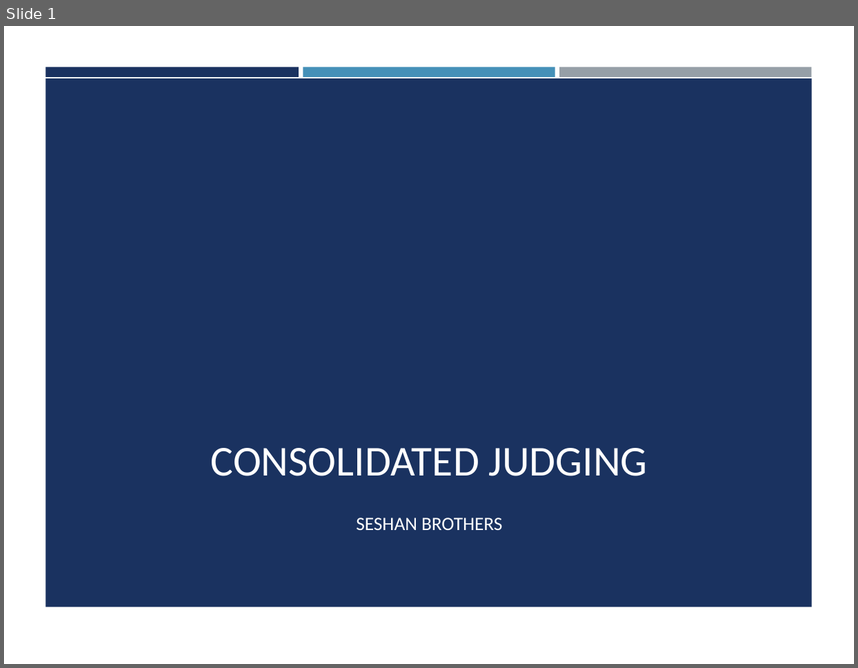
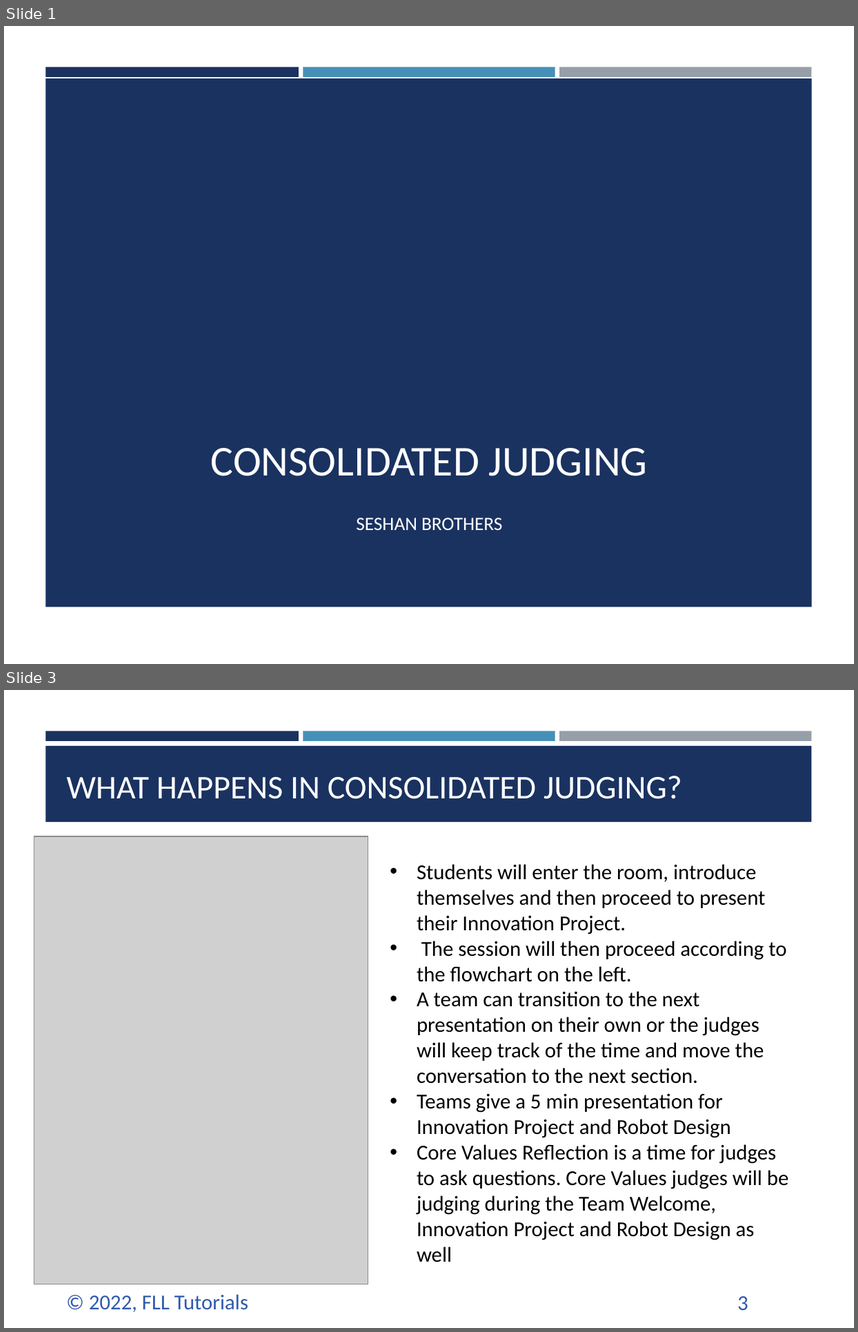
Before and after one commit to ev3lessons/FLL-Tutorials, a slide deck: translations/en-us/RobotGame/ConsolidatedJudging.pptx. Shown one above the other, each under a label of ours: slide 1 before the commit, slides 1 and 3 after it; the slides between them are not shown. The pictures are 858x668 and 858x1332 pixels, drawn with LibreOffice and Linux fonts; fonts in the diff are those of the drawing; grey boxes stand for pictures; background and template pictures are left out. Boxes give left, top, right and bottom in pixels: in the first picture for what was removed or moved away, otherwise in the second. Text is boxed around its words. In the diff, an @@ line names an element or a change of style, - is before the commit and + after.

Commit message:
Updated Robot Design Lessons

```diff
--- a/translations/en-us/RobotGame/ConsolidatedJudging.pptx
+++ b/translations/en-us/RobotGame/ConsolidatedJudging.pptx
@@ slide 3 added at <box>4,690,854,1328</box>, background #FFFFFF; not listed: 3 template elements that a slide beside it also shows @@
@@ rectangle added at <box>45,746,811,822</box>, fill #1A3260 @@
@@ title added at <box>67,776,682,799</box>, 28 pt, text #FFFFFF @@
+WHAT HAPPENS IN CONSOLIDATED JUDGING?
@@ picture added at <box>34,836,368,1284</box> @@
@@ text added at <box>417,864,789,1262</box>, 18 pt, text #000000 @@
+• Students will enter the room, introduce themselves and then proceed to present their Innovation Project.
+• The session will then proceed according to the flowchart on the left.
+• A team can transition to the next presentation on their own or the judges will keep track of the time and move the conversation to the next section.
+• Teams give a 5 min presentation for Innovation Project and Robot Design
+• Core Values Reflection is a time for judges to ask questions. Core Values judges will be judging during the Team Welcome, Innovation Project and Robot Design as well
@@ text added at <box>89,1294,248,1312</box>, 18 pt, text #2F5AAC @@
+© 2022, FLL Tutorials
@@ page number added at <box>737,1296,749,1310</box>, 18 pt, text #2F5AAC @@
+3
```
Also in this commit, not shown: 4 slides changed, 1 other slide added, 2 slides removed, 13 other files.
